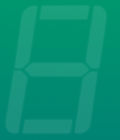
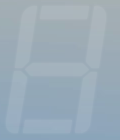
Comparing the layer stacks of the two 120x140 images. Changes:
added layer "Layer 1" above "Background" over [0, 0, 120, 140]
